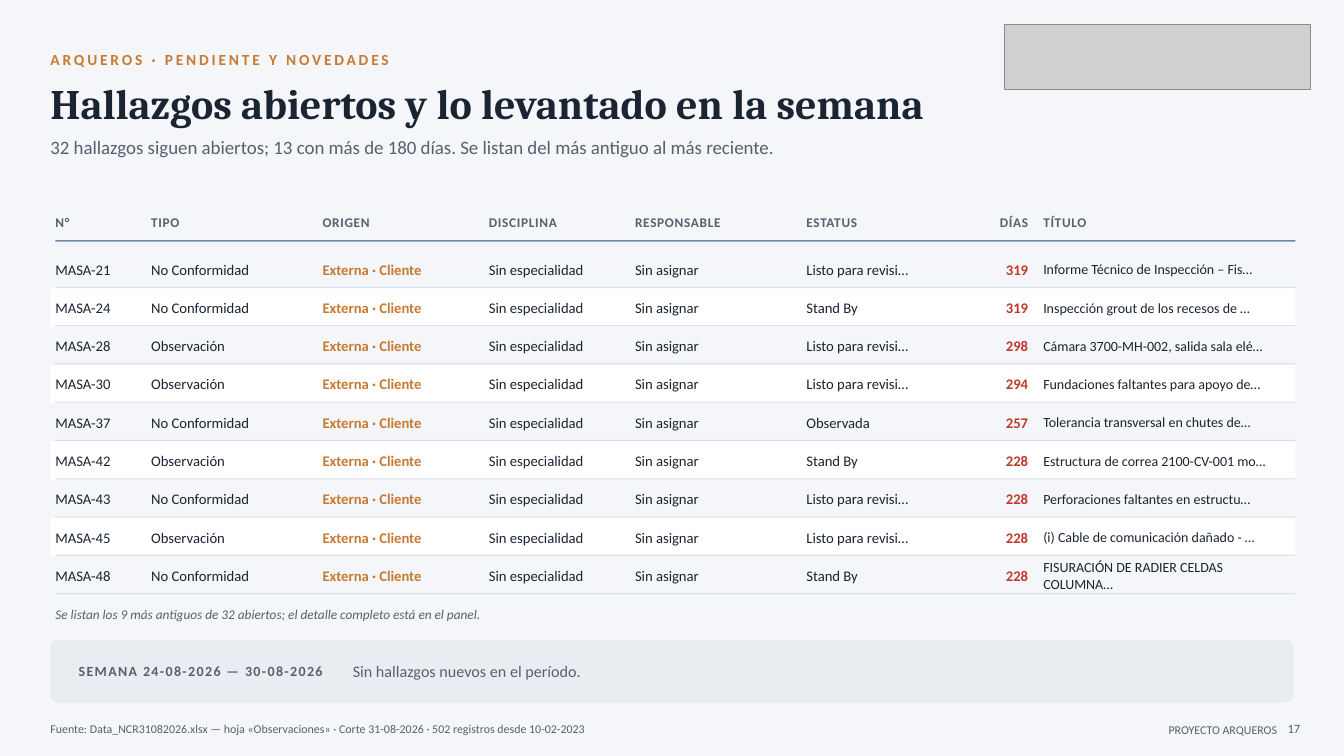
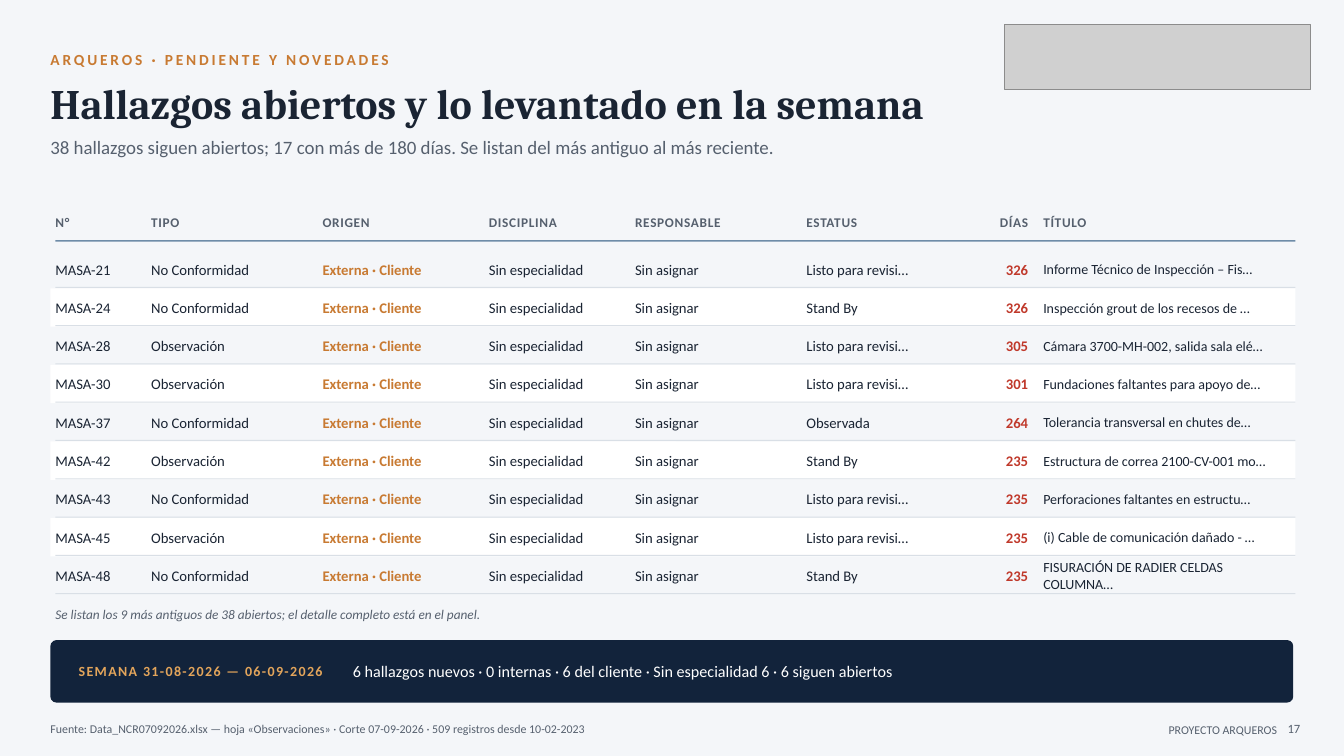
Before and after one commit to tdkvalex/Dashboard-HSEQ, a slide deck: slide 17 of modulo_nc/Panel_No_Conformidades.pptx. Drawn at 1344x756 pixels with LibreOffice and Linux fonts; fonts in the diff are those of the drawing; grey boxes stand for pictures. Boxes give left, top, right and bottom in pixels: in the first picture for what was removed or moved away, otherwise in the second. Text is boxed around its words. In the diff, an @@ line names an element or a change of style, - is before the commit and + after.

```diff
--- a/modulo_nc/Panel_No_Conformidades.pptx
+++ b/modulo_nc/Panel_No_Conformidades.pptx
@@ text at bbox=[50, 141, 773, 157]: text changed @@
-32 hallazgos siguen abiertos; 13 con más de 180 días. Se listan del más antiguo al más reciente.
+38 hallazgos siguen abiertos; 17 con más de 180 días. Se listan del más antiguo al más reciente.
@@ text at bbox=[1006, 265, 1028, 275]: text changed @@
-319
+326
@@ text at bbox=[1006, 303, 1028, 313]: text changed @@
-319
+326
@@ text at bbox=[1006, 341, 1028, 351]: text changed @@
-298
+305
@@ text at bbox=[1006, 379, 1028, 389]: text changed @@
-294
+301
@@ text at bbox=[1006, 418, 1028, 428]: text changed @@
-257
+264
@@ text at bbox=[1006, 456, 1028, 466]: text changed @@
-228
+235
@@ text at bbox=[1006, 494, 1028, 504]: text changed @@
-228
+235
@@ text at bbox=[1006, 533, 1028, 543]: text changed @@
-228
+235
@@ text at bbox=[1006, 571, 1028, 581]: text changed @@
-228
+235
@@ text at bbox=[55, 610, 480, 621]: text changed @@
-Se listan los 9 más antiguos de 32 abiertos; el detalle completo está en el panel.
+Se listan los 9 más antiguos de 38 abiertos; el detalle completo está en el panel.
@@ rounded rectangle at bbox=[50, 640, 1294, 703]: fill #E9EDF2 to #12233B @@
@@ text at bbox=[79, 666, 323, 676]: text changed; text colour #56606E to #E3A55B @@
-SEMANA 24-08-2026 — 30-08-2026
+SEMANA 31-08-2026 — 06-09-2026
@@ text at bbox=[353, 665, 893, 680]: text changed; text colour #56606E to #FFFFFF @@
-Sin hallazgos nuevos en el período.
+6 hallazgos nuevos · 0 internas · 6 del cliente · Sin especialidad 6 · 6 siguen abiertos
@@ text at bbox=[50, 725, 585, 735]: text changed @@
-Fuente: Data_NCR31082026.xlsx — hoja «Observaciones» · Corte 31-08-2026 · 502 registros desde 10-02-2023
+Fuente: Data_NCR07092026.xlsx — hoja «Observaciones» · Corte 07-09-2026 · 509 registros desde 10-02-2023
```
Also in this commit, not shown: 16 other slides changed, 3 other files.
